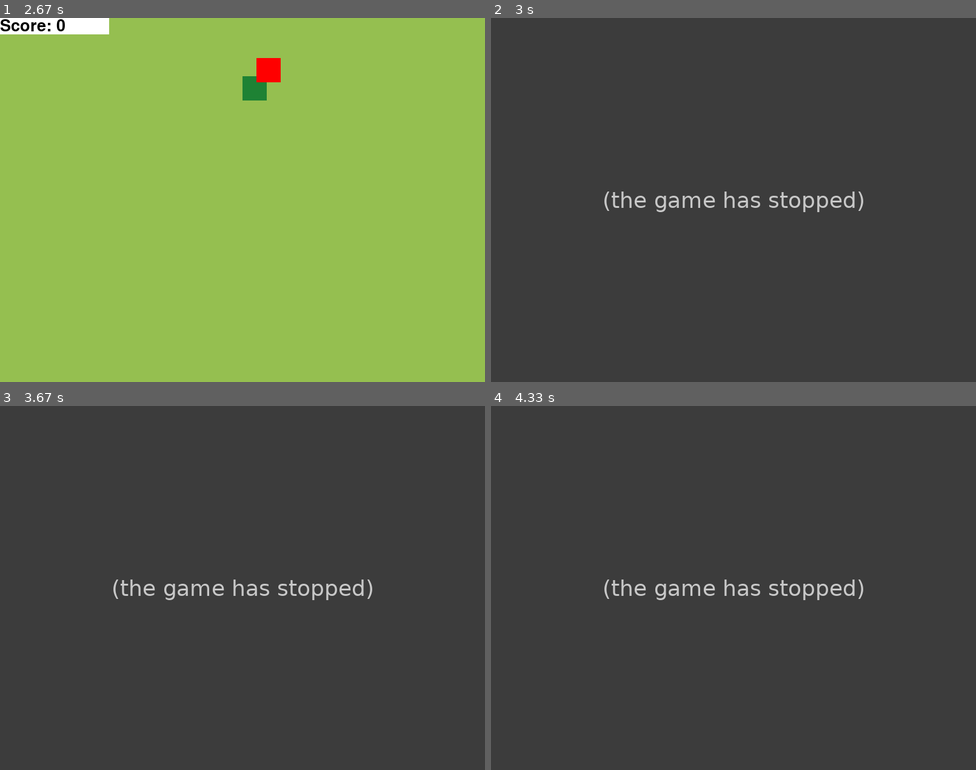
Above: before the commit, frames 1-4 (two rows, left to right).
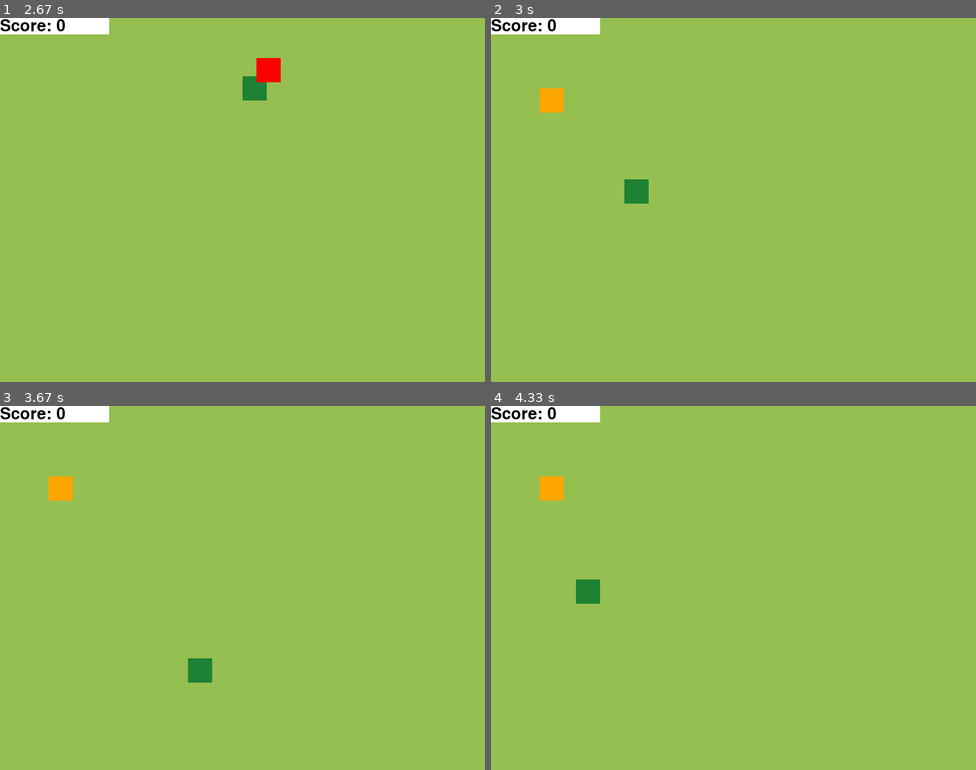
Above: after the commit, the same moments.

Repository: OskarProgrammer/SnakePygame
Game: pygame game, started from snake.py
The game is run twice, just before and just after one commit, with the same random seed, the same clock (stepped at 60 frames per second) and the same inputs.
Inputs:
- Up to frame 1 (2.67 s): tap A at 0.33 s; hold Right 0.67-1.13 s; hold Up 1.17-1.47 s; hold Right 1.5-1.97 s; hold Left 2-2.53 s; tap W at 2.57 s
- Up to frame 2 (3 s): tap Keypad Enter at 2.9 s
- Up to frame 3 (3.67 s): hold Down 3.23-3.53 s; hold Left from 3.57 s (still down)
- Up to frame 4 (4.33 s): release Left at 3.97 s; hold Up from 4 s (still down)

Frame 1 is identical in both runs. In frame 2, 100% of the frame differs, in the area x 0-100%, y 0-100%; in frame 3, 100%; in frame 4, 100%.
Before the commit the program exited at 2.9 s; later frames show no game.

Commit message:
Fixing the ending screen!

Diff:
--- a/snake.py
+++ b/snake.py
@@ -2,9 +2,11 @@
 import random
 
 class App(object):
+    def __init__(self) -> None:
+        self.run()
+        self.loop()
 
-    def loop(self):
-        self.run()
+    def loop(self) -> None:
         self.__direction = "right"
         self.__score = 1
         self.__position_play = pygame.Vector2(self.__screen.get_height()/3,self.__screen.get_width()/3)#position of player
@@ -48,7 +50,7 @@
         self.exit()
 
 
-    def generate_coor(self):
+    def generate_coor(self) -> None:
 
         self.__position_point = pygame.Vector2(random.randint(50,self.__screen.get_height()-20),random.randint(50,self.__screen.get_height()-20))
 
@@ -65,60 +67,69 @@
         self.__GAINED = False
 
 
-    def end(self):
+    def end(self) -> None:
 
         self.background()
 
         #setting ending screen
         self.__font = pygame.font.SysFont('comicsans', 50)
-        self.__label = self.__font.render(f'You lost... Your score: {self.__score}', 1, "black", "white")
+        self.__label = self.__font.render(f'You lost... Your score: {self.__score-1}', 1, "black", "white")
         self.__screen.blit(self.__label, (self.__screen.get_width()/4, self.__screen.get_height()/2))
 
         pygame.display.flip() # refresh the screen
-        pygame.event.wait()
+
+        while True:
+            self.__choice = pygame.key.get_pressed()
+
+            for event in pygame.event.get():
+                if self.__choice[pygame.K_y] or self.__choice[pygame.K_KP_ENTER]:
+                    self.loop()
+                elif self.__choice[pygame.K_n] or self.__choice[pygame.K_ESCAPE] or self.__choice[pygame.K_e] or event.type == pygame.QUIT:
+                    self.__RUNNING = False
 
 
-    def check_lose(self):
+    def check_lose(self) -> bool:
 
         if self.__position_play.x > self.__screen.get_width() or self.__position_play.y > self.__screen.get_height() or self.__position_play.x < 0 or self.__position_play.y < 0:
             return True
         return False
 
 
-    def check_point(self):
+    def check_point(self) -> None:
 
         if self.__player_rect.colliderect(self.__point_rect):
             self.__score += self.__add
             self.__GAINED = True
-        else:
-            pass
 
 
-    def score_tab(self):
+
+    def score_tab(self) -> None:
 
         self.__font = pygame.font.SysFont('comicsans', 40)
         self.__label = self.__font.render(f'Score: {self.__score-1}         ', 1, "black", "white")
         self.__screen.blit(self.__label, (0,0))
 
 
-    def background(self):
+    def background(self) -> None:
 
         self.__screen.fill("#95BF50")
 
 
-    def player(self):
+    def player(self) -> None:
 
         self.__player_rect = pygame.Rect(self.__position_play.x, self.__position_play.y, 40, 40)
+
         pygame.draw.rect(self.__screen, "#1E8234", self.__player_rect)
 
 
-    def point(self):
+    def point(self) -> None:
 
         self.__point_rect = pygame.Rect(self.__position_point.x, self.__position_point.y, 40, 40)
+
         pygame.draw.rect(self.__screen , self.__color, self.__point_rect)
 
 
-    def movement(self,direction):
+    def movement(self,direction) -> None:
 
         if direction == "left":
             self.__position_play.x -= 10 #move to the left by 10 pixels
@@ -130,7 +141,7 @@
             self.__position_play.y += 10 #move to the down by 10 pixels
 
 
-    def event_handling(self,event): #handling events
+    def event_handling(self,event) -> None: #handling events
 
         if event[pygame.K_LEFT] or event[pygame.K_a]: #change direction to left
             self.__direction = "left"
@@ -142,12 +153,11 @@
             self.__direction = "down"
 
 
-    def fps(self):
+    def fps(self) -> None:
         self.__clock.tick(45)/1000 + self.__score #configurating frame rate
 
 
-
-    def run(self):
+    def run(self) -> None:
 
         pygame.init() #initialize application
         self.__screen = pygame.display.set_mode((800, 600)) #setting resolution
@@ -158,10 +168,8 @@
         pygame.display.set_icon(pygame.image.load("snake.jpg")) #changing the icon
 
 
-
-    def exit(self):
+    def exit(self) -> None:
         pygame.quit() #exit program in the safe way
 
 
 Snake = App()
-Snake.loop()
